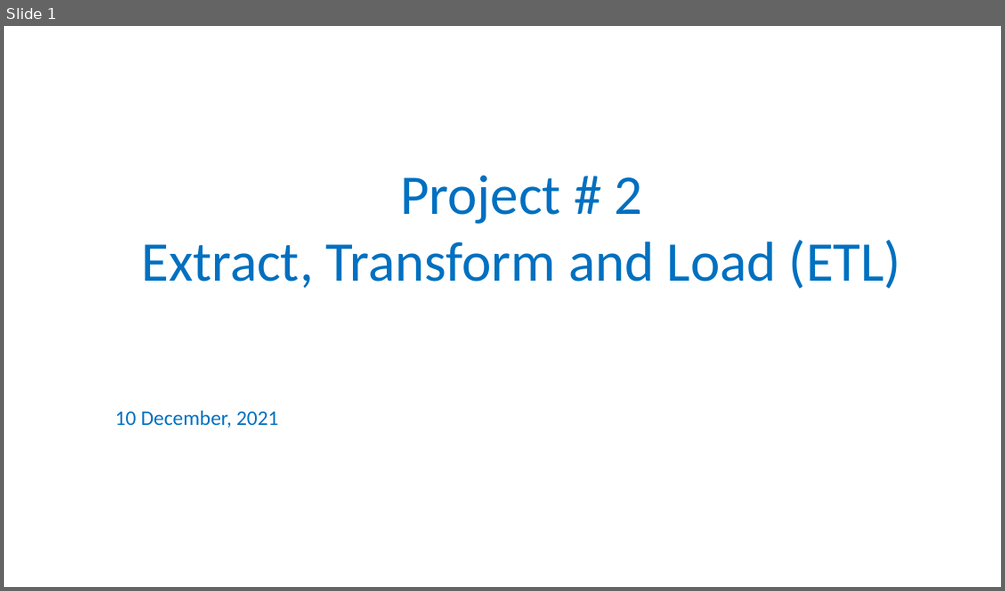
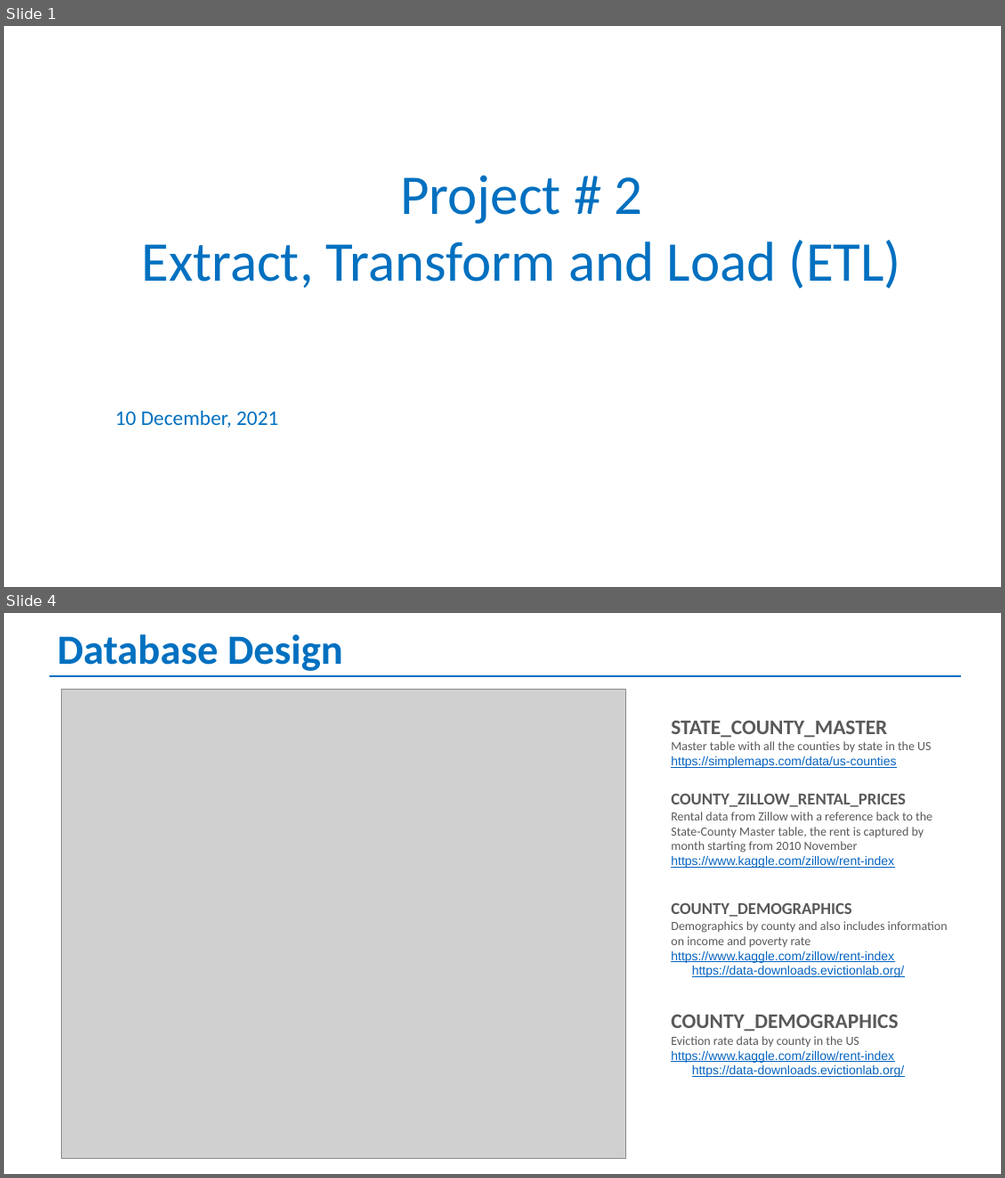
Before and after one commit to randallwvr90/Rent-and-Income-DB, a slide deck: ETL_Group2.pptx. Shown one above the other, each under a label of ours: slide 1 before the commit, slides 1 and 4 after it; the slides between them are not shown. The pictures are 1005x591 and 1005x1178 pixels, drawn with LibreOffice and Linux fonts; fonts in the diff are those of the drawing; grey boxes stand for pictures. Boxes give left, top, right and bottom in pixels: in the first picture for what was removed or moved away, otherwise in the second. Text is boxed around its words. In the diff, an @@ line names an element or a change of style, - is before the commit and + after.

```diff
--- a/ETL_Group2.pptx
+++ b/ETL_Group2.pptx
@@ slide 4 added at <box>4,613,1001,1174</box>, background #FFFFFF @@
@@ text added at <box>57,634,343,671</box>, 40 pt, text #0070C0, bold @@
+Database Design
@@ line added from (49, 676) to (961, 676), #0070C0 2.25 pt @@
@@ picture added at <box>62,690,625,1159</box> @@
@@ text added at <box>671,720,947,1077</box>, 12 pt, text #595959 @@
+STATE_COUNTY_MASTER
+Master table with all the counties by state in the US
+https://simplemaps.com/data/us-counties
+COUNTY_ZILLOW_RENTAL_PRICES
+Rental data from Zillow with a reference back to the State-County Master table, the rent is captured by month starting from 2010 November
+https://www.kaggle.com/zillow/rent-index
+COUNTY_DEMOGRAPHICS
+Demographics by county and also includes information on income and poverty rate
+https://www.kaggle.com/zillow/rent-index
+https://data-downloads.evictionlab.org/
+COUNTY_DEMOGRAPHICS
+Eviction rate data by county in the US
+https://www.kaggle.com/zillow/rent-index
+https://data-downloads.evictionlab.org/
```
Also in this commit, not shown: 2 slides changed, 1 other slide added, 2 slides removed, 2 other files.
